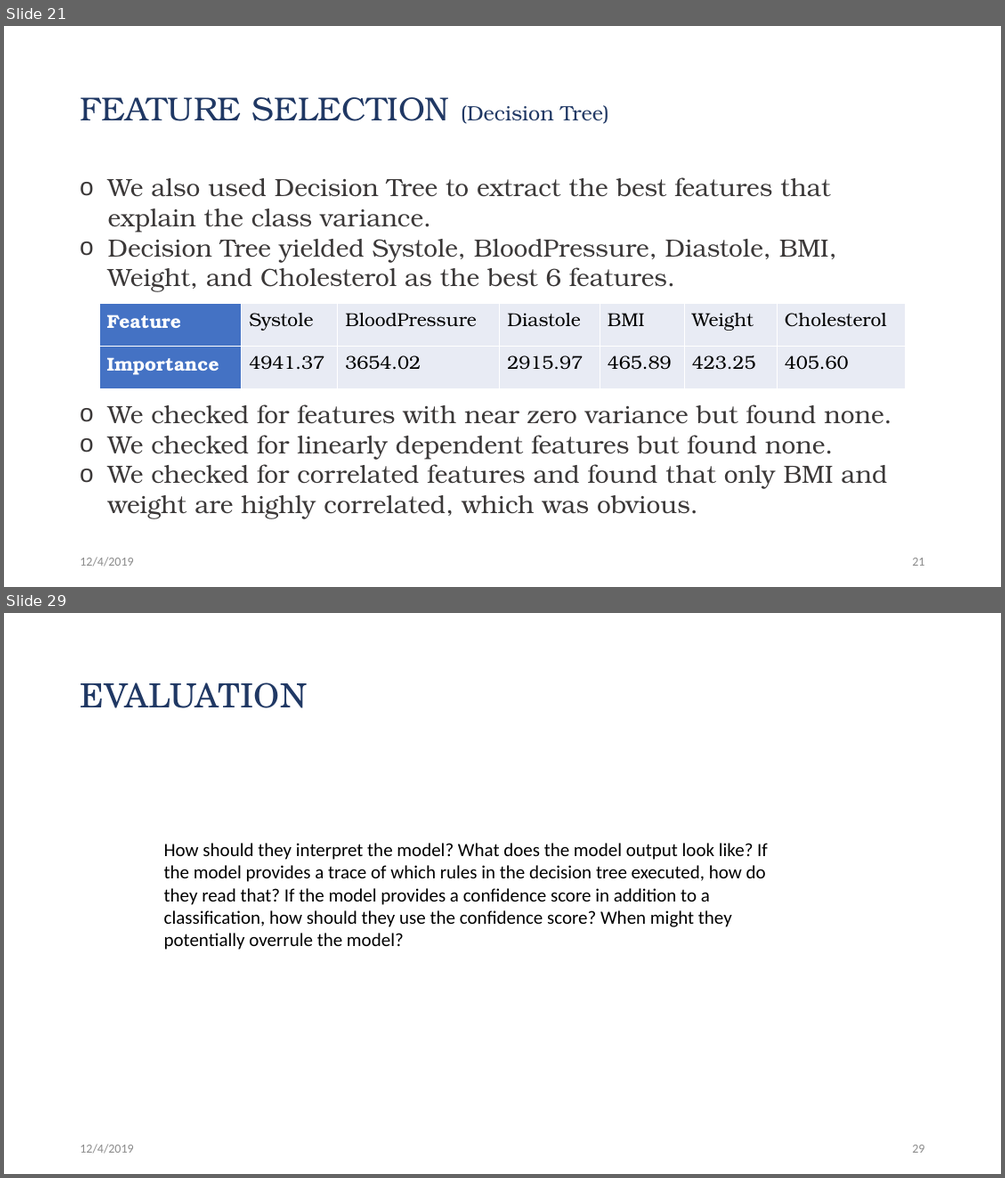
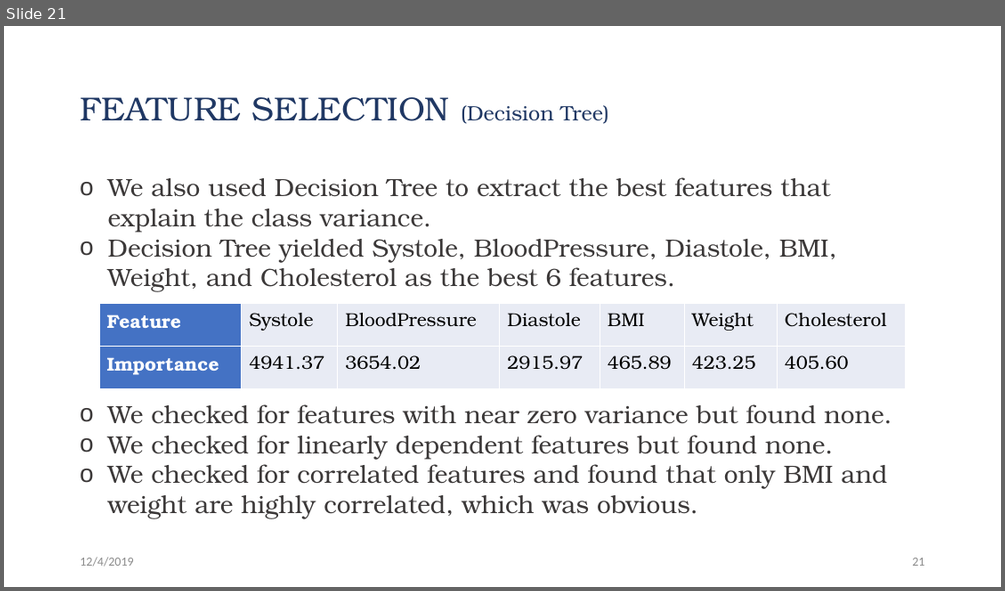
Before and after one commit to Jwen-pg/cds501-predicting-heart-disease, a slide deck: presentation.pptx. Shown one above the other, each under a label of ours: slides 21 and 29 before the commit, slide 21 after it; the slides between them are not shown. The pictures are 1005x1178 and 1005x591 pixels, drawn with LibreOffice and Linux fonts; fonts in the diff are those of the drawing. Boxes give left, top, right and bottom in pixels: in the first picture for what was removed or moved away, otherwise in the second. Text is boxed around its words. In the diff, an @@ line names an element or a change of style, - is before the commit and + after.

```diff
--- a/presentation.pptx
+++ b/presentation.pptx
@@ slide 29 removed at box(4, 613, 1001, 1174), background #FFFFFF @@
@@ title removed at box(80, 682, 307, 708) @@
-EVALUATION
@@ text removed at box(164, 843, 768, 949) @@
-How should they interpret the model? What does the model output look like? If the model provides a trace of which rules in the decision tree executed, how do they read that? If the model provides a confidence score in addition to a classification, how should they use the confidence score? When might they potentially overrule the model?
@@ text removed at box(80, 1143, 133, 1153) @@
-12/4/2019
@@ page number removed at box(912, 1144, 924, 1152) @@
-29
```
Also in this commit, not shown: 7 slides changed, 8 slides added.
